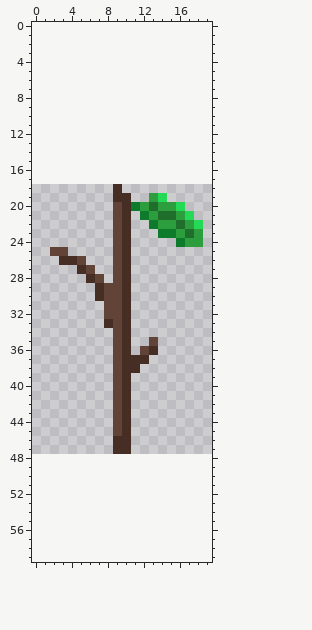
File history of a pixel-art sprite, SwordGame/res/sword - twig.png. Above, as it was before the edit.
The file is 20x30 pixels. Colours within 5 levels of each other are drawn and written as one. The old version is drawn lined up with the new one, on the new canvas.
New version:
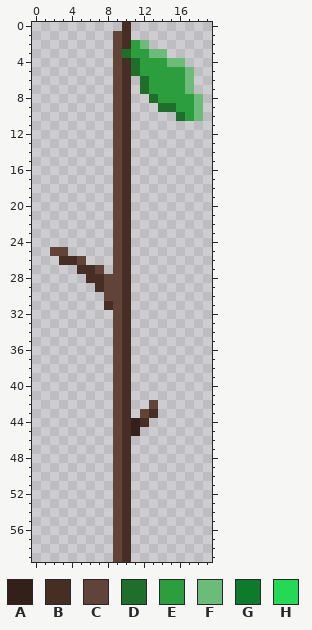
Palette (. is transparent): A #322019  B #472e24  C #614337  D #1f6e2b  E #2c9e3d  F #6cbb78  G #0d7a2c  H #23d956
Commit: Added swap swords info panel
Change:
canvas 20x30 -> 20x60, the old top-left corner now at 0,18
@@ x 0..19 @@
- 0 ....................
- 1 ....................
- 2 ....................
- 3 ....................
- 4 ....................
- 5 ....................
- 6 ....................
- 7 ....................
- 8 ....................
- 9 ....................
-10 ....................
-11 ....................
-12 ....................
-13 ....................
-14 ....................
-15 ....................
-16 ....................
-17 ....................
-18 .........B..........
-19 .........BB..EH.....
-20 .........CBGEDEEH...
-21 .........CB.GEDDEH..
-22 .........CB..GEEDEH.
-23 .........CB...GGEDE.
-24 .........CB.....GEE.
+ 0 ..........B.........
+ 1 .........CB.........
+ 2 .........CBEF.......
+ 3 .........CDEEFF.....
+ 4 .........CBDEEEFF...
+ 5 .........CBDEEEEEF..
+ 6 .........CB.DEEEEF..
+ 7 .........CB.DEEEEF..
+ 8 .........CB..DEEEEF.
+ 9 .........CB...DDEEF.
+10 .........CB.....DEF.
+11 .........CB.........
+12 .........CB.........
+13 .........CB.........
+14 .........CB.........
+15 .........CB.........
+16 .........CB.........
+17 .........CB.........
+18 .........CB.........
+19 .........CB.........
+20 .........CB.........
+21 .........CB.........
+22 .........CB.........
+23 .........CB.........
+24 .........CB.........
 25 ..CC.....CB.........
 26 ...BBC...CB.........
-27 .....BC..CB.........
-28 ......BC.CB.........
+27 .....BBC.CB.........
+28 ......BBCCB.........
 29 .......BCCB.........
-30 .......BCCB.........
-31 ........CCB.........
-32 ........CCB.........
-33 ........BCB.........
+30 ........CCB.........
+31 ........BCB.........
+32 .........CB.........
+33 .........CB.........
 34 .........CB.........
-35 .........CB..C......
-36 .........CB.CB......
-37 .........CBBB.......
-38 .........CBB........
+35 .........CB.........
+36 .........CB.........
+37 .........CB.........
+38 .........CB.........
 39 .........CB.........
@@ x 7..15 @@
 41 ..CB.....
-42 ..CB.....
-43 ..CB.....
-44 ..CB.....
-45 ..CB.....
-46 ..BB.....
-47 ..BB.....
-48 .........
-49 .........
-50 .........
-51 .........
-52 .........
-53 .........
-54 .........
-55 .........
-56 .........
-57 .........
-58 .........
-59 .........
+42 ..CB..C..
+43 ..CB.CB..
+44 ..CBAB...
+45 ..CBA....
+46 ..CB.....
+47 ..CB.....
+48 ..CB.....
+49 ..CB.....
+50 ..CB.....
+51 ..CB.....
+52 ..CB.....
+53 ..CB.....
+54 ..CB.....
+55 ..CB.....
+56 ..CB.....
+57 ..CB.....
+58 ..CB.....
+59 ..CB.....
